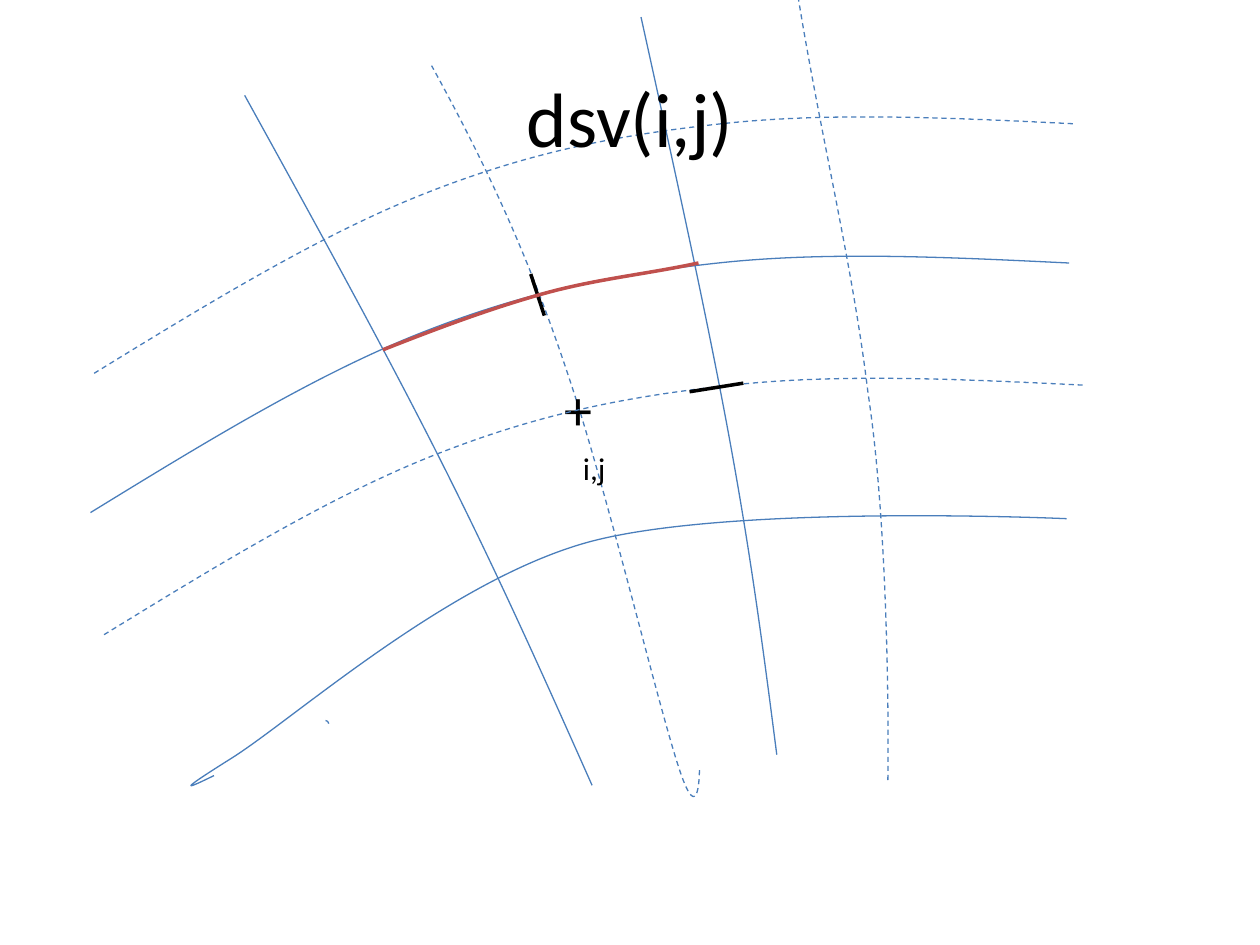
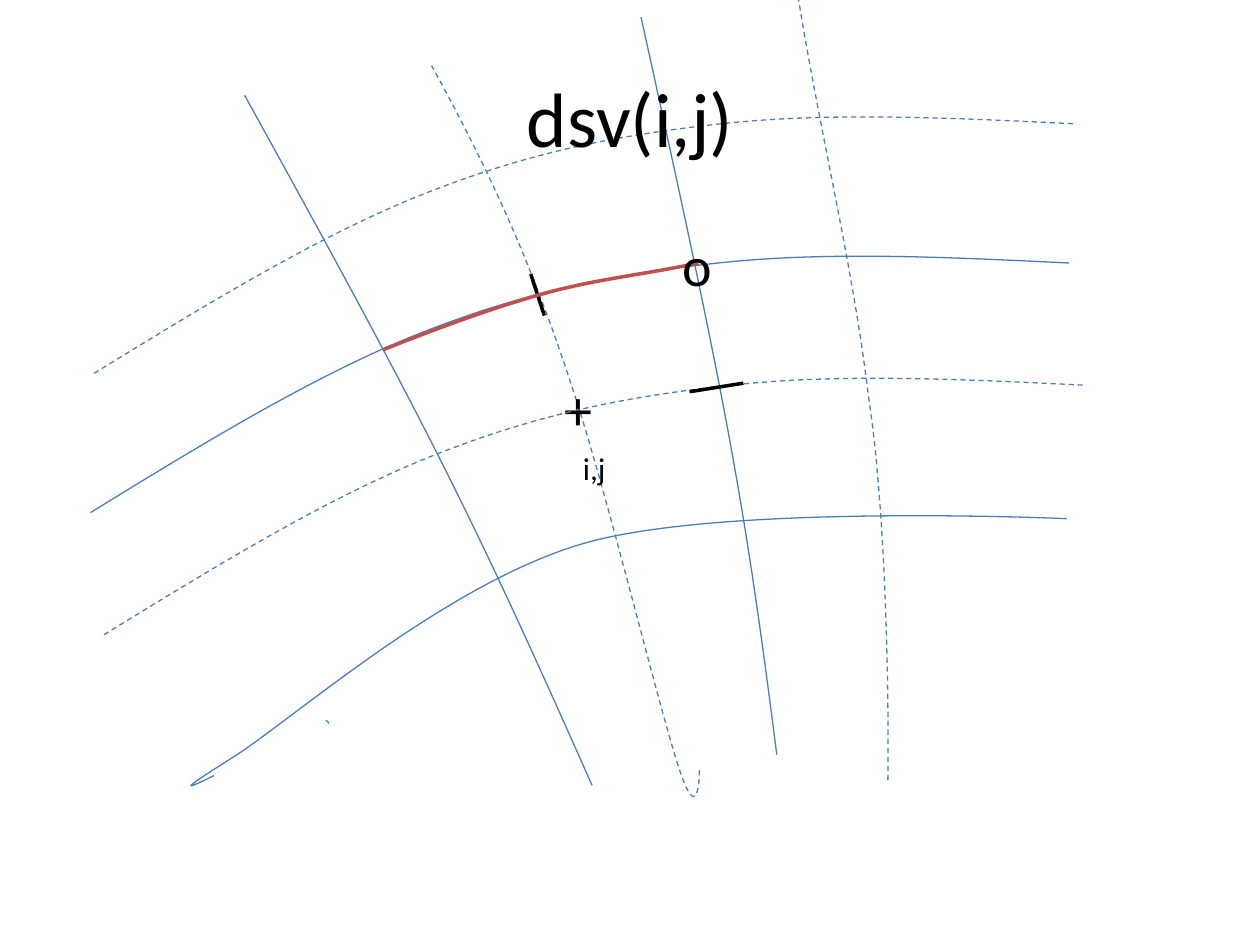
Before and after one commit to openearth/xbeach, a slide deck: slide 4 of doc/curvilinear grid properties.pptx. Drawn at 1260x945 pixels with LibreOffice and Linux fonts; fonts in the diff are those of the drawing. Boxes give left, top, right and bottom in pixels: in the first picture for what was removed or moved away, otherwise in the second. Text is boxed around its words. In the diff, an @@ line names an element or a change of style, - is before the commit and + after.

```diff
--- a/doc/curvilinear grid properties.pptx
+++ b/doc/curvilinear grid properties.pptx
@@ text added at [682, 239, 712, 299], 32 pt, text #000000 @@
+o
```
Also in this commit, not shown: 7 other slides changed, 7 slides added, 1 slide removed.
